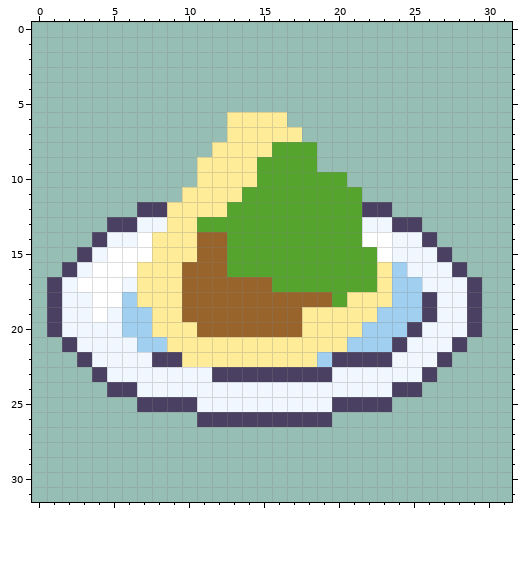
A pixel-art sprite gets an edit: FA21ACTION_B/Assets/Art Assets/PickUps/Taco_Pickup.png. This is how it looked before the edit.
The file is 32x32 pixels.
After:
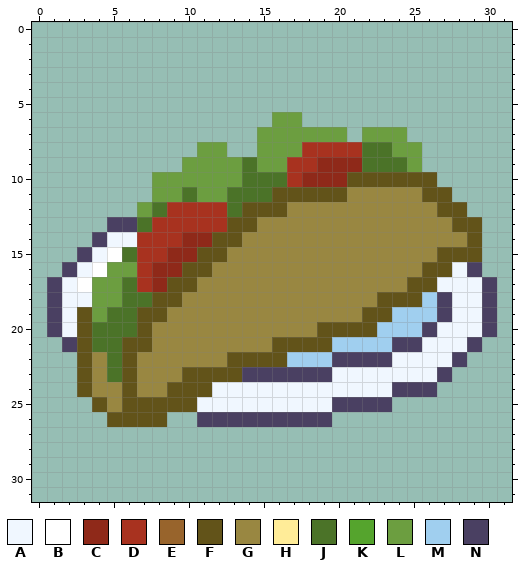
Palette (. is transparent): A #f0f7ff  B #ffffff  C #8f2919  D #a8321f  E #98642c  F #625319  G #998741  H #ffec98  J #4b7328  K #55a42d  L #6c9e40  M #a0cfef  N #4a4062
Diff:
Changed rows in their new state; - is an unchanged pixel.
first column x 3:
 6 ----------...LL-------------
 7 ----------..LLLLLL-LLL------
 8 --------LL..LLLDDDDJJLL-----
 9 -------LLLLJLLDDCCCJJJL-----
10 -----LLLLLLJJJDCCCFFFFFF----
11 -----LLJLLJJJFFFFFGGGGGFF---
12 ----LJDDDDJFFFGGGGGGGGGGFF--
13 ----JDDDDDFFGGGGGGGGGGGGGFF-
14 ----DDDCCFFGGGGGGGGGGGGGGGF-
15 ---JDDCCFFGGGGGGGGGGGGGGFFF-
16 --LLDCCFFGGGGGGGGGGGGGGFFAN-
17 -LLJDCFFGGGGGGGGGGGGGGFF--AN
18 -LLJJFFGGGGGGGGGGGGGFFFMN-AN
19 FLJJFFGGGGGGGGGGGGGFF--MN-AN
20 FJJJFGGGGGGGGGGGFFFF--MN--AN
21 FJJFFGGGGGGGGFFFFM----N--AN-
22 FGJFGGGGGGFFFFMM--------AN--
23 FGJFGGGFFFF------------AN---
24 FGGFGGFFF--------------N----
25 -FGFFFFF--------------------
26 --FFFF----------------------
Pixel boxes of the changes (left, top, right, bottom) in both pictures:
changed: (77, 112, 497, 427)
